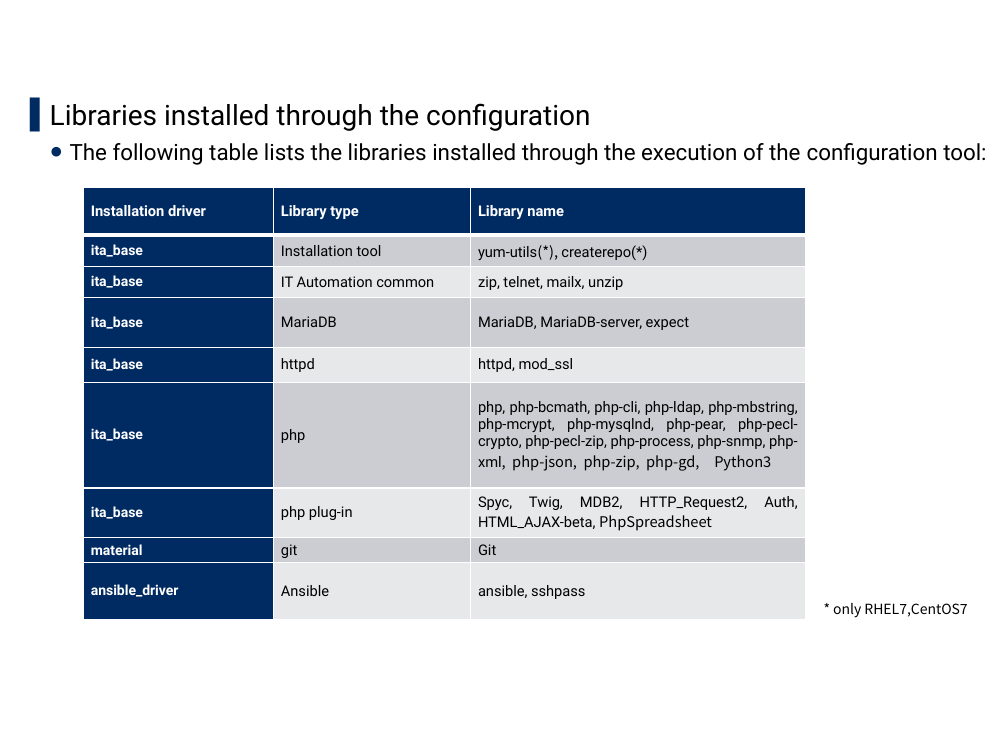
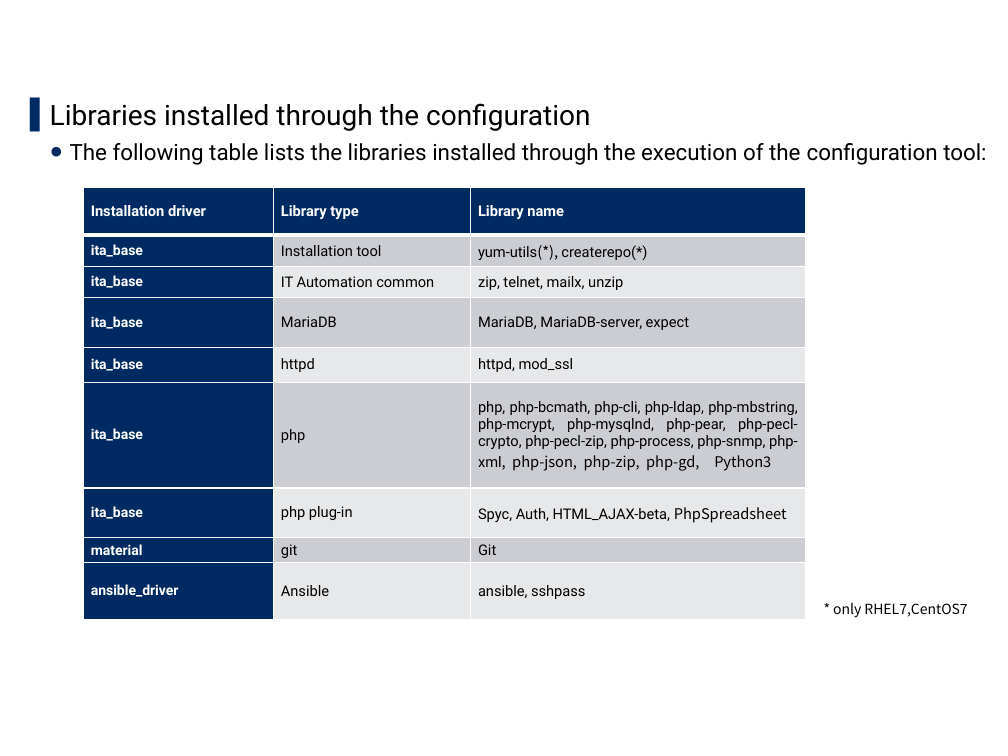
Before and after one commit to exastro-suite/it-automation-docs, a slide deck: slide 19 of asset/Learn/ITA-online-install_en.pptx. Drawn at 1008x756 pixels with LibreOffice and Linux fonts; fonts in the diff are those of the drawing; background and template pictures are left out. Boxes give left, top, right and bottom in pixels: in the first picture for what was removed or moved away, otherwise in the second. Text is boxed around its words. In the diff, an @@ line names an element or a change of style, - is before the commit and + after.

Commit message:
2020/01/20 17:01:34

```diff
--- a/asset/Learn/ITA-online-install_en.pptx
+++ b/asset/Learn/ITA-online-install_en.pptx
@@ table at [84,187,806,620] @@
-row 7, column 3: Spyc, Twig, MDB2, HTTP_Request2, Auth, HTML_AJAX-beta, PhpSpreadsheet
+row 7, column 3: Spyc, Auth, HTML_AJAX-beta, PhpSpreadsheet
```
